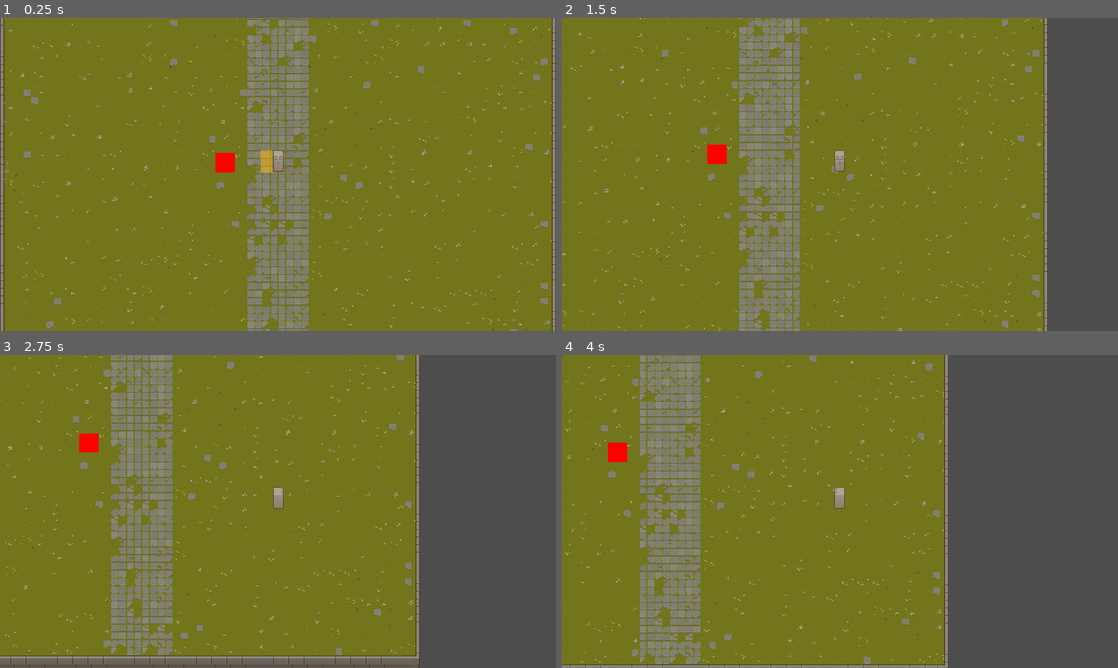
Above: before the commit, frames 1-4 (two rows, left to right).
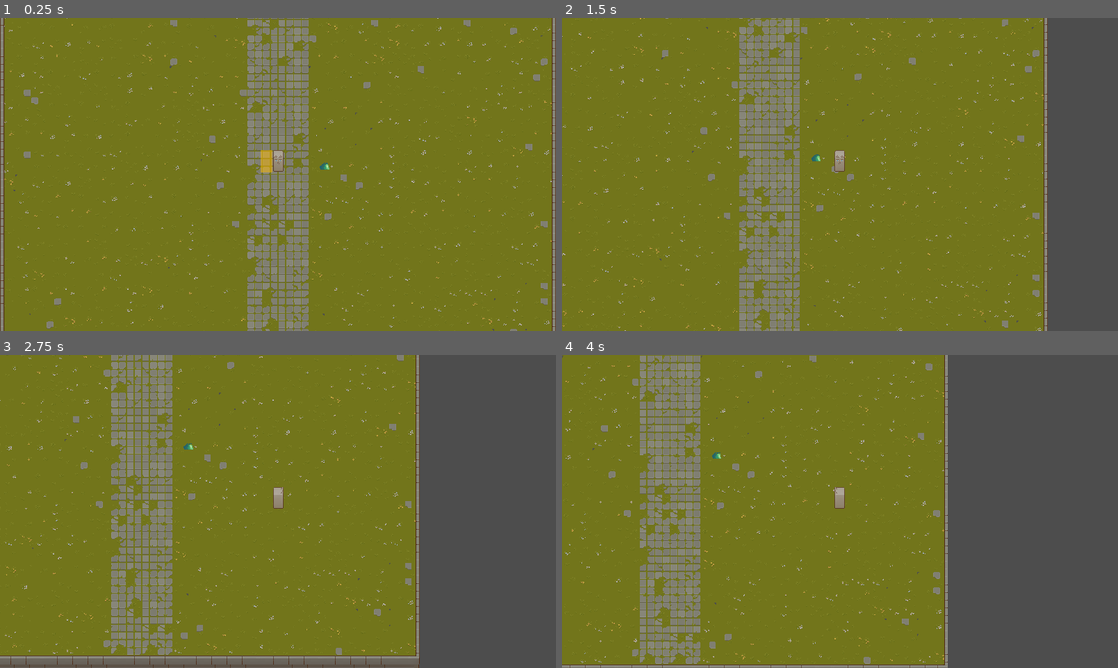
Above: after the commit, the same moments.

Repository: reyhanfarabi/project-survive
Game: Godot game, scene res://scenes/main.tscn
Two runs of this game, one before a commit and one after it. Both use one fixed random seed, a clock stepped at 60 frames per second and the inputs below. The project has no main scene, so this scene is started directly.
Inputs:
- Up to frame 1 (0.25 s): no input
- Up to frame 2 (1.5 s): tap Enter at 0.5 s; hold D (right) 0.53-1.28 s; tap W (top) at 0.6, 1.35 s; hold S (down) from 1.28 s (still down)
- Up to frame 3 (2.75 s): release S (down) at 2.03 s; hold D (right) from 2.03 s (still down); tap W (top) at 2.1 s
- Up to frame 4 (4 s): tap W (top) at 2.85, 3.6 s; release D (right) at 3.53 s; hold A (left) from 3.53 s (still down)

The runs differ from the first frame. In frame 1, 0.2% of the frame differs, in the area x 38-60%, y 43-50%; in frame 2, 0.2%; in frame 3, 0.2%; in frame 4, 0.2%.

Commit message:
add base enemy node and enemies assets

Diff:
--- /dev/null
+++ b/scenes/enemy.tscn
@@ -0,0 +1,16 @@
+[gd_scene load_steps=3 format=3 uid="uid://cy3yj28aafqjv"]
+
+[ext_resource type="Texture2D" uid="uid://bpwpe6qbvap82" path="res://assets/enemies/Slime/Slime_Spiked_Idle.png" id="1_fho0q"]
+
+[sub_resource type="RectangleShape2D" id="RectangleShape2D_dg43r"]
+size = Vector2(20, 17)
+
+[node name="Enemy" type="Area2D" groups=["enemies"]]
+
+[node name="Sprite2D" type="Sprite2D" parent="."]
+texture = ExtResource("1_fho0q")
+hframes = 4
+
+[node name="CollisionShape2D" type="CollisionShape2D" parent="."]
+position = Vector2(-1, 7.5)
+shape = SubResource("RectangleShape2D_dg43r")
--- a/scenes/main.tscn
+++ b/scenes/main.tscn
@@ -3,7 +3,7 @@
 [ext_resource type="Texture2D" uid="uid://b1k56huheu54c" path="res://assets/texture/TX Tileset Grass.png" id="1_3sk7a"]
 [ext_resource type="Texture2D" uid="uid://hcmvhwscuw01" path="res://assets/texture/TX Tileset Wall.png" id="2_3iqga"]
 [ext_resource type="PackedScene" uid="uid://6aw2iknw3gux" path="res://scenes/player.tscn" id="3_5vid3"]
-[ext_resource type="PackedScene" uid="uid://c8ot1ban12ovf" path="res://scenes/test_enemy.tscn" id="4_mmlqt"]
+[ext_resource type="PackedScene" uid="uid://cy3yj28aafqjv" path="res://scenes/enemy.tscn" id="5_cp116"]
 
 [sub_resource type="TileSetAtlasSource" id="TileSetAtlasSource_si7rc"]
 texture = ExtResource("1_3sk7a")
@@ -293,8 +293,8 @@
 format = 2
 layer_0/tile_data = PackedInt32Array(917486, 65536, 3, 917487, 131072, 3, 917488, 131072, 3, 917489, 131072, 3, 917490, …(2939 unchanged characters)…
 
-[node name="TestEnemy" parent="." instance=ExtResource("4_mmlqt")]
-position = Vector2(-129, -44)
+[node name="Enemy" parent="." instance=ExtResource("5_cp116")]
+position = Vector2(98, -26)
 
 [node name="Player" parent="." instance=ExtResource("3_5vid3")]
 
--- a/scenes/test_enemy.tscn
+++ /dev/null
@@ -1,15 +0,0 @@
-[gd_scene load_steps=2 format=3 uid="uid://c8ot1ban12ovf"]
-
-[sub_resource type="RectangleShape2D" id="RectangleShape2D_xrxlr"]
-size = Vector2(40, 40)
-
-[node name="TestEnemy" type="Area2D" groups=["enemies"]]
-
-[node name="ColorRect" type="ColorRect" parent="."]
-offset_right = 40.0
-offset_bottom = 40.0
-color = Color(1, 0, 0, 1)
-
-[node name="CollisionShape2D" type="CollisionShape2D" parent="."]
-position = Vector2(20, 20)
-shape = SubResource("RectangleShape2D_xrxlr")
Binary file added: assets/enemies/Bat/BatComplete.gif
Binary file added: assets/enemies/Bat/Bat_Attack.png
Not shown, added: assets/enemies/Bat/Bat_Attack.png.import
Binary file added: assets/enemies/Bat/Bat_Attack_FX.png
Not shown, added: assets/enemies/Bat/Bat_Attack_FX.png.import
Binary file added: assets/enemies/Bat/Bat_Death.png
Not shown, added: assets/enemies/Bat/Bat_Death.png.import
Binary file added: assets/enemies/Bat/Bat_Death_FX.png
Not shown, added: assets/enemies/Bat/Bat_Death_FX.png.import
Binary file added: assets/enemies/Bat/Bat_Fly.png
Not shown, added: assets/enemies/Bat/Bat_Fly.png.import
Binary file added: assets/enemies/Bat/Bat_Full.png
(and 149 more such lines)
